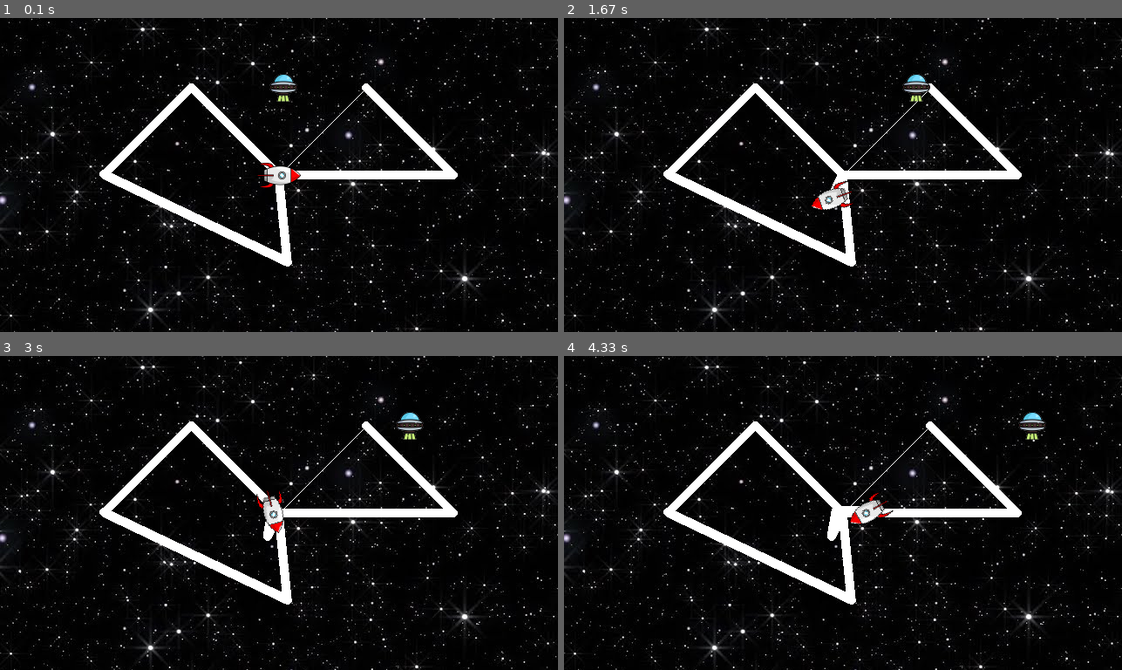
Above: before the commit, frames 1-4 (two rows, left to right).
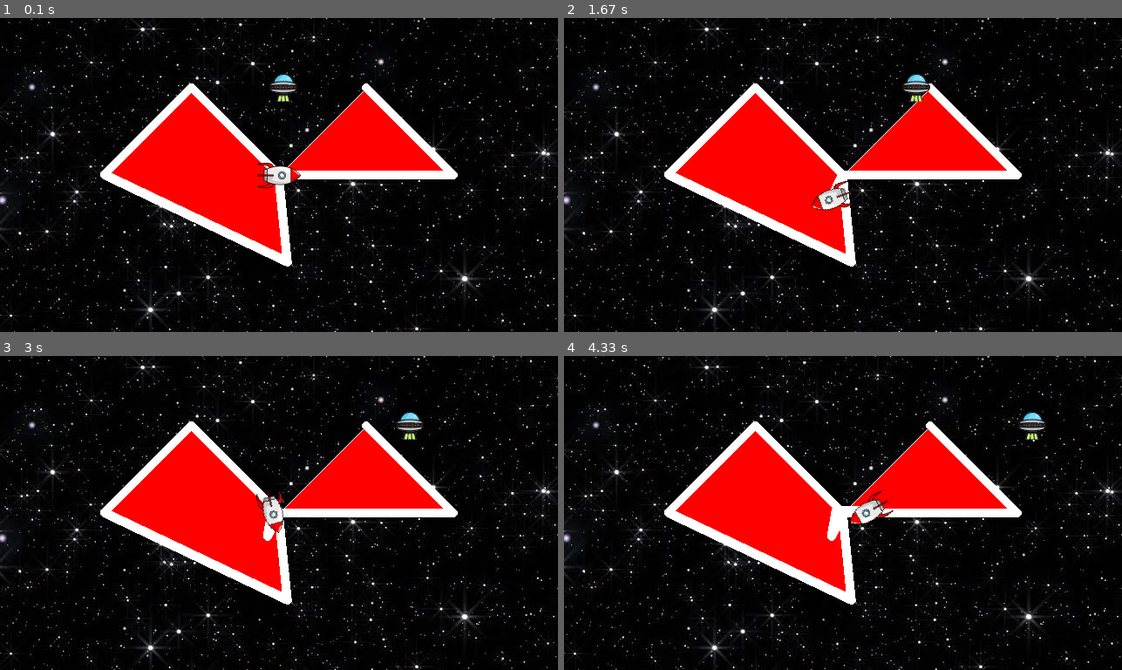
Above: after the commit, the same moments.

Repository: mrdevet/PygamePlus
Game: pygame game, started from main.py
Two runs of this game, one before a commit and one after it. Both use one fixed random seed, a clock stepped at 60 frames per second and the inputs below.
Inputs (mouse positions are in pixels of both pictures, inside the frame that each line leads up to):
- Up to frame 1 (0.1 s): no input
- Up to frame 2 (1.67 s): hold Right 0.33-0.8 s; hold Up 0.83-1.13 s; click (831, 200) at 1.22 s; hold Right from 1.5 s (still down)
- Up to frame 3 (3 s): release Right at 1.97 s; hold Left 2-2.53 s; hold Down 2.57-2.87 s; hold Left from 2.9 s (still down)
- Up to frame 4 (4.33 s): release Left at 3.3 s; hold Up 3.33-3.7 s; hold Right from 3.73 s (still down)

The runs differ from the first frame. In frame 1, 11% of the frame differs, in the area x 17-80%, y 23-75%; in frame 2, 11%; in frame 3, 11%; in frame 4, 11%.

Commit message:
Added code to draw a fill.

Diff:
--- a/main.py
+++ b/main.py
@@ -34,7 +34,9 @@
 # as the heading
 ship.set_image_tilt(-90)
 
-ship.set_color("white")
+ship.set_fill_color("red")
+ship.set_pen_color("white")
+ship.begin_fill()
 ship.set_position(100, 100)
 ship.set_pen_width(10)
 ship.set_position(200, 0)
@@ -42,6 +44,7 @@
 ship.set_position(10, -100)
 
 ship.walk_path([(-200, 0), (-100, 100), (0,0)])
+ship.end_fill()
 
 # Function that ends the program
 def esc ():
--- a/painter.py
+++ b/painter.py
@@ -50,9 +50,11 @@
         self._pensize = 1
         self._stepsize = 0.1
         self._filling = False
+        self._fill_as_moving = None
         self._fillpoly = None
         self._fillcolor = "black"
         self._fillcolor_obj = pygame.Color("black")
+        self._surface_over_fill = None
 
     # Set and get colors
 
@@ -102,44 +104,100 @@
 
     # Draw on movement
 
+    def _draw_line (self, start, end, canvas=None):
+        if canvas is None:
+            # Get the active screen's canvas
+            screen = get_active_screen()
+            if screen is None:
+                return
+            canvas = screen.get_canvas()
+
+        # Convert to pygame coordinates
+        start = to_pygame_coordinates(start)
+        end = to_pygame_coordinates(end)
+
+        # If width is 1, use the pygame function
+        if self._pensize == 1:
+            pygame.draw.line(canvas, self._pencolor_obj, start, end)
+
+        # Otherwise use dots instead
+        else:
+            # Find geometric properties of the line
+            delta = end - start
+            distance, direction = delta.as_polar()
+
+            # Draw dots every 0.1 pixels along the line between the points
+            radius = self._pensize / 2
+            current = start
+            delta = pygame.Vector2(self._stepsize, 0).rotate(direction)
+            for _ in range(int(distance / self._stepsize)):
+                pygame.draw.circle(canvas, self._pencolor_obj, current, radius)
+                current += delta
+            pygame.draw.circle(canvas, self._pencolor_obj, current, radius)
+
     def set_position (self, x, y=None):
         if y is None:
             x, y = x
 
         # Actually move the sprite
-        start = to_pygame_coordinates(self._pos)
-        end = to_pygame_coordinates(x, y)
-
+        start = self._pos
         Sprite.set_position(self, x, y)
 
-        screen = get_active_screen()
-        if self._pendown and screen is not None:
-            # Get the canvas to draw on
-            canvas = screen.get_canvas()
-
-            # If width is 1, use the pygame function
-            if self._pensize == 1:
-                pygame.draw.line(canvas, self._pencolor_obj, start, end)
-
-            # Otherwise use dots instead
-            else:
-                # Find geometric properties of the line
-                delta = end - start
-                distance, direction = delta.as_polar()
-
-                # Draw dots every 0.1 pixels along the line between
-                # the points
-                radius = self._pensize / 2
-                pygame.draw.circle(canvas, self._pencolor_obj, start, radius)
-                current = start
-                delta = pygame.Vector2(self._stepsize, 0).rotate(direction)
-                for _ in range(round(distance / self._stepsize)):
-                    current += delta
-                    pygame.draw.circle(canvas, self._pencolor_obj, current, radius)
+        # If the turtle is currently creating a filled shape, store
+        # the point.
+        if self._filling:
+            self._fillpoly.append(self._pos)
+            self._draw_line(start, self._pos, self._lines_over_fill)
+
+        # Draw the line
+        if self._pendown:
+            self._draw_line(start, self._pos)
 
     def walk_path (self, path):
         for point in path:
             self.set_position(point)
+
+    ### Creating Filled Shapes
+
+    def begin_fill (self, as_moving=False):
+        self._filling = True
+        self._fillpoly = [self._pos]
+        self._fill_as_moving = bool(as_moving)
+        screen = get_active_screen()
+        self._lines_over_fill = pygame.Surface(screen.get_size(), pygame.SRCALPHA)
+
+    def end_fill (self):
+        '''
+        Complete drawing a filled shape.
+
+        This function must be preceded by a call to begin_fill().  When
+        this method is called, a filled shape will be drawn using all of the
+        points visited since begin_fill() was called.
+        '''
+
+        if not self._filling:
+            return
+
+        screen = get_active_screen()
+        if screen is not None:
+            # Get the canvas to draw on
+            canvas = screen.get_canvas()
+
+            # Draw the points to the canvas
+            points = [to_pygame_coordinates(p) for p in self._fillpoly]
+            pygame.draw.polygon(canvas, self._fillcolor, points)
+
+            # Draw the lines back on top of the canvas
+            canvas.blit(self._lines_over_fill, (0, 0))
+
+        # Reset the filling attributes
+        self._filling = False
+        self._fillpoly = None
+        self._fill_as_moving = None
+        self._lines_over_fill = None
+
+    def is_filling (self):
+        return self._filling
 
 
 
